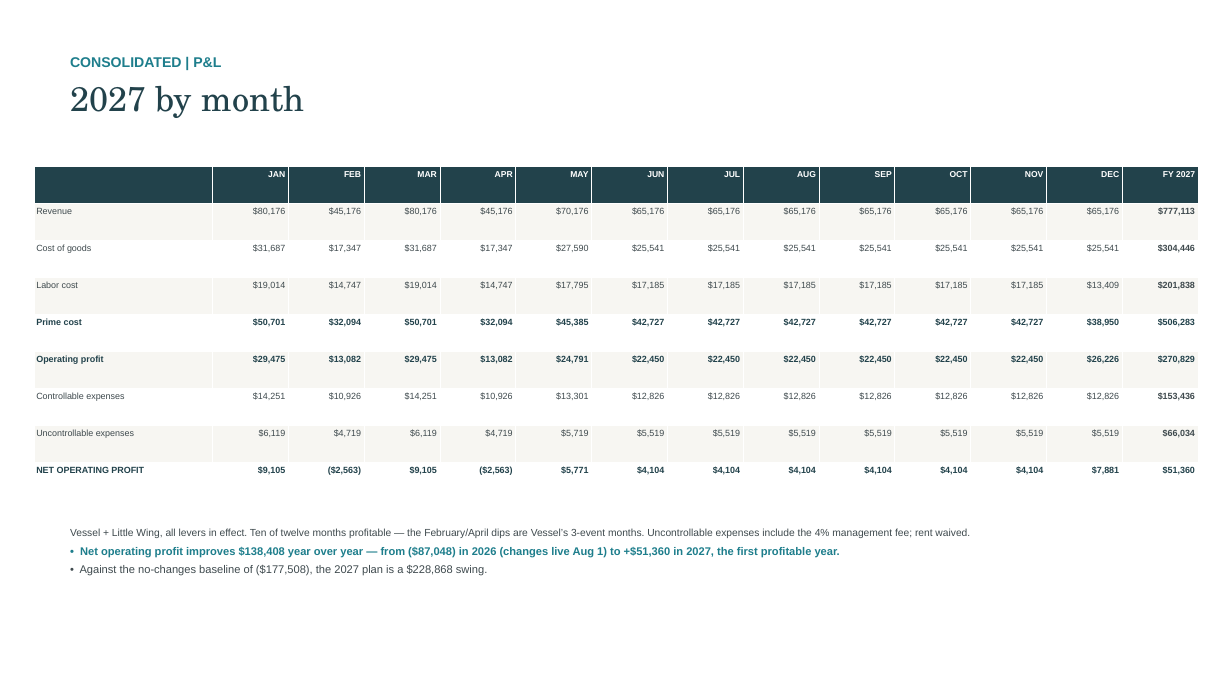
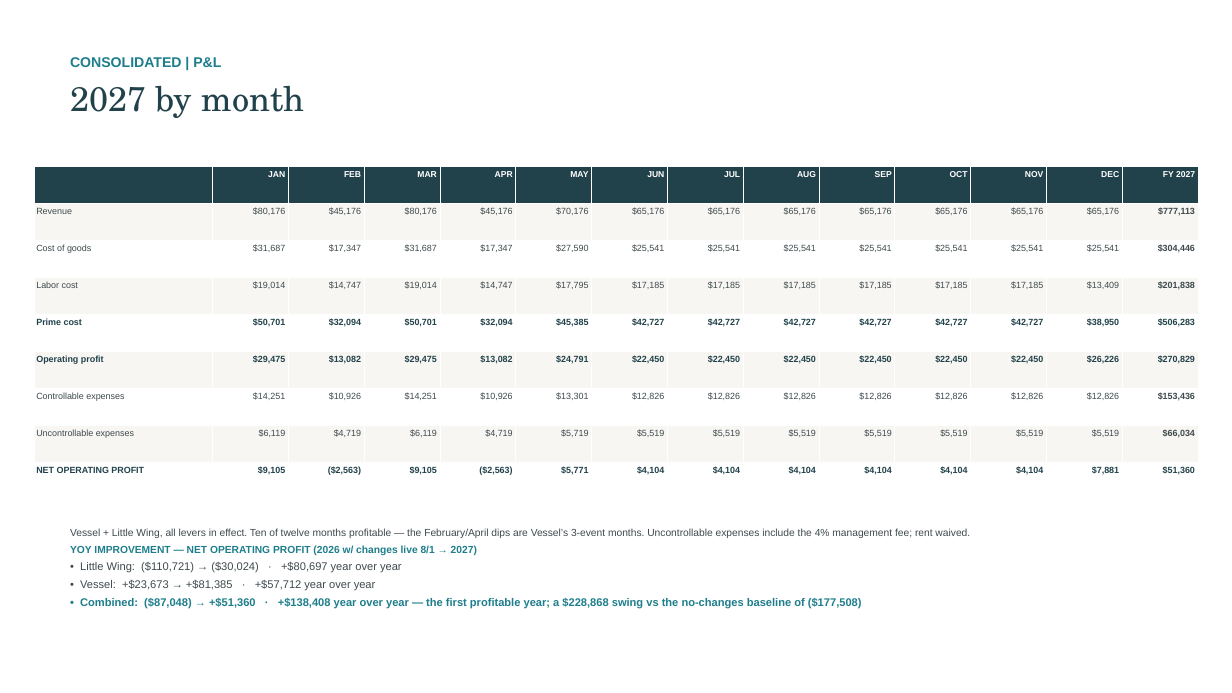
Before and after one commit to rrmethodco/lwvessel, a slide deck: slide 20 of LW_Vessel_Plan_of_Action_071026_8.pptx. Drawn at 1232x693 pixels with LibreOffice and Linux fonts; fonts in the diff are those of the drawing. Boxes give left, top, right and bottom in pixels: in the first picture for what was removed or moved away, otherwise in the second. Text is boxed around its words. In the diff, an @@ line names an element or a change of style, - is before the commit and + after.

```diff
--- a/LW_Vessel_Plan_of_Action_071026_8.pptx
+++ b/LW_Vessel_Plan_of_Action_071026_8.pptx
@@ text at [70,545,862,608]: text changed @@
-• Net operating profit improves $138,408 year over year — from ($87,048) in 2026 (changes live Aug 1) to +$51,360 in 2027, the first profitable year.
-• Against the no-changes baseline of ($177,508), the 2027 plan is a $228,868 swing.
+YOY IMPROVEMENT — NET OPERATING PROFIT (2026 w/ changes live 8/1 → 2027)
+• Little Wing: ($110,721) → ($30,024) · +$80,697 year over year
+• Vessel: +$23,673 → +$81,385 · +$57,712 year over year
+• Combined: ($87,048) → +$51,360 · +$138,408 year over year — the first profitable year; a $228,868 swing vs the no-changes baseline of ($177,508)
```
